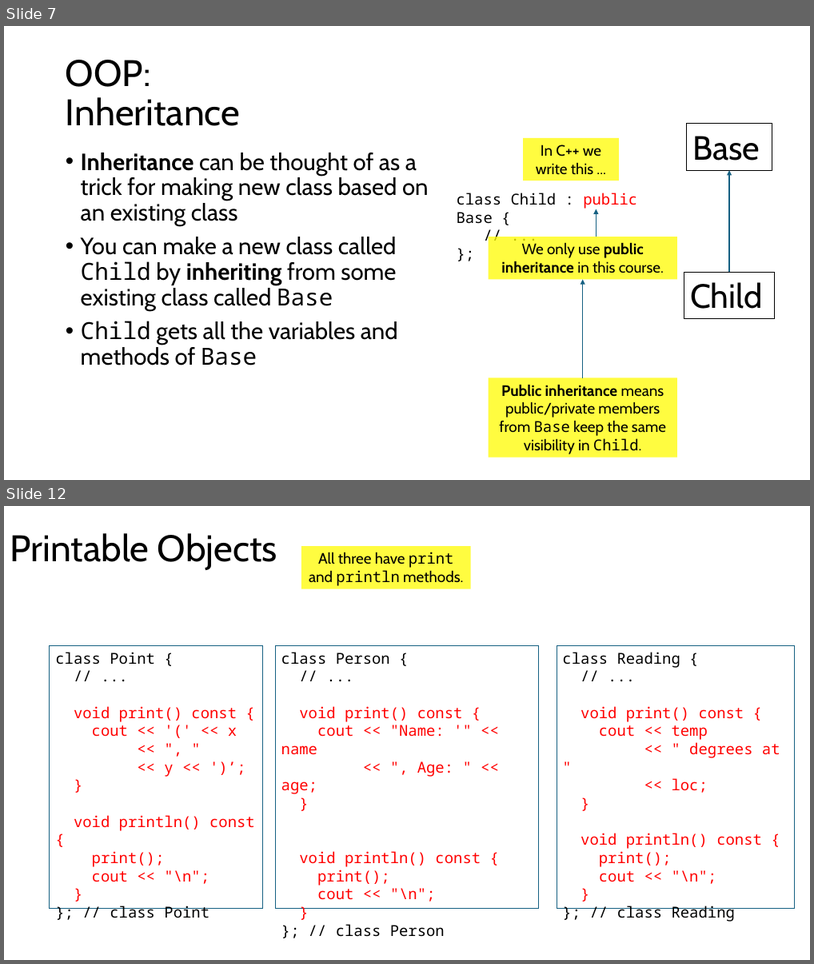
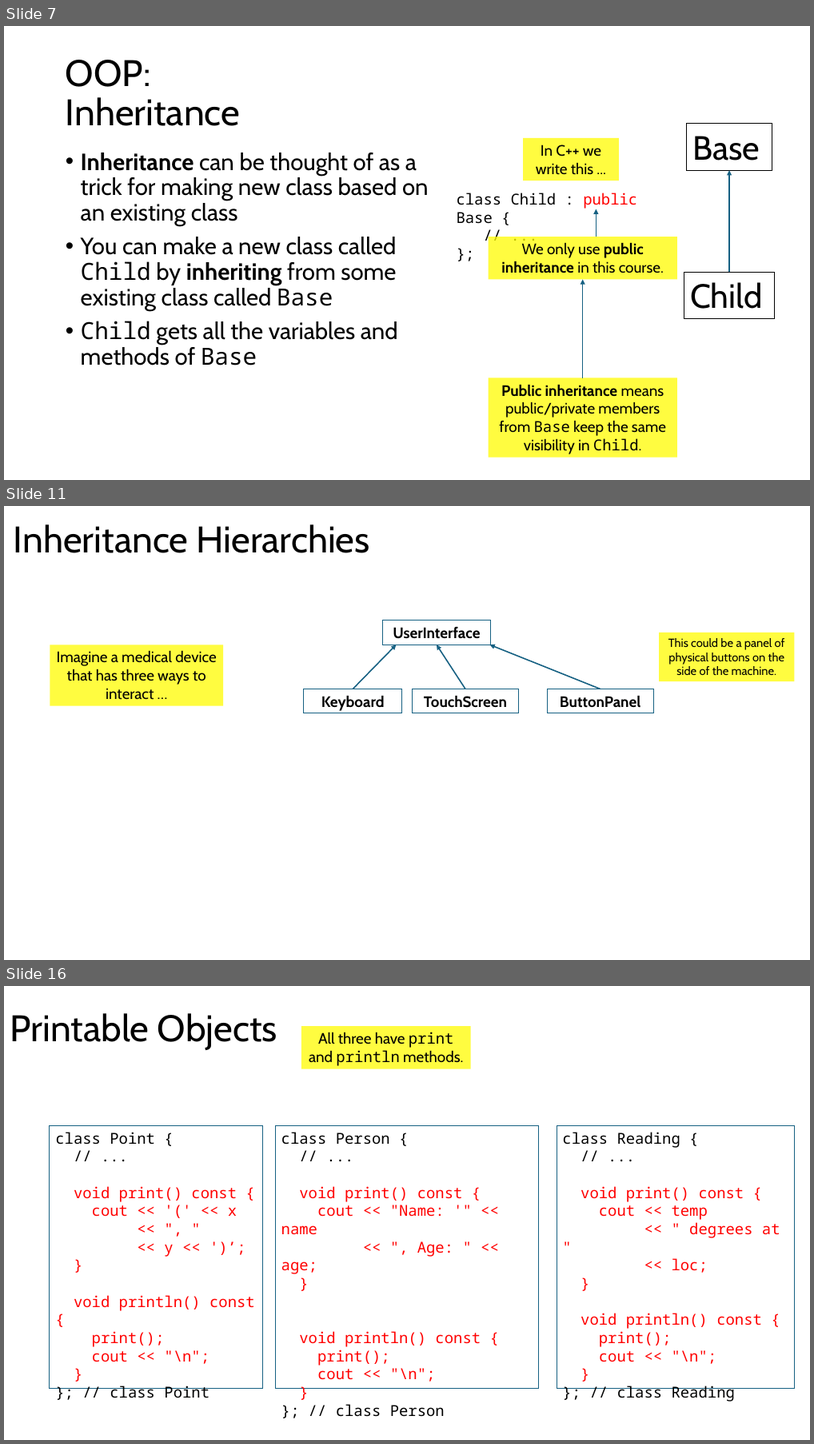
Before and after one commit to tjd1234/cmpt125spring2026, a slide deck: notes/week6/week6.pptx. Shown one above the other, each under a label of ours: slides 7 and 12 before the commit, slides 7, 11 and 16 after it; the slides between them are not shown. The pictures are 814x964 and 814x1444 pixels, drawn with LibreOffice and Linux fonts; fonts in the diff are those of the drawing. Boxes give left, top, right and bottom in pixels: in the first picture for what was removed or moved away, otherwise in the second. Text is boxed around its words. In the diff, an @@ line names an element or a change of style, - is before the commit and + after.

```diff
--- a/notes/week6/week6.pptx
+++ b/notes/week6/week6.pptx
@@ slide 11 added at (x1=4, y1=506, x2=810, y2=960), background #FFFFFF @@
@@ title added at (x1=14, y1=524, x2=370, y2=553), 44 pt, text #000000 @@
+Inheritance Hierarchies
@@ rectangle added at (x1=383, y1=620, x2=491, y2=644), outline #156082 0.75 pt, 18 pt, text #000000, bold @@
+UserInterface
@@ rectangle added at (x1=50, y1=644, x2=223, y2=706), fill #FFFC00 at 75% opacity, 18 pt, text #000000 @@
+Imagine a medical device that has three ways to interact …
@@ arrow added from (353, 688) to (397, 644), #156082 1.5 pt @@
@@ arrow added from (466, 688) to (437, 644), #156082 1.5 pt @@
@@ arrow added from (601, 688) to (490, 644), #156082 1.5 pt @@
@@ rectangle added at (x1=660, y1=632, x2=795, y2=681), fill #FFFC00 at 75% opacity, 14 pt, text #000000 @@
+This could be a panel of physical buttons on the side of the machine.
@@ rectangle added at (x1=304, y1=688, x2=402, y2=713), outline #156082 0.75 pt, 18 pt, text #000000, bold @@
+Keyboard
@@ rectangle added at (x1=412, y1=688, x2=519, y2=713), outline #156082 0.75 pt, 18 pt, text #000000, bold @@
+TouchScreen
@@ rectangle added at (x1=547, y1=688, x2=654, y2=713), outline #156082 0.75 pt, 18 pt, text #000000, bold @@
+ButtonPanel
@@ what was slide 12 is now slide 16 @@
```
Also in this commit, not shown: 9 slides changed, 3 other slides added, 12 other files.
